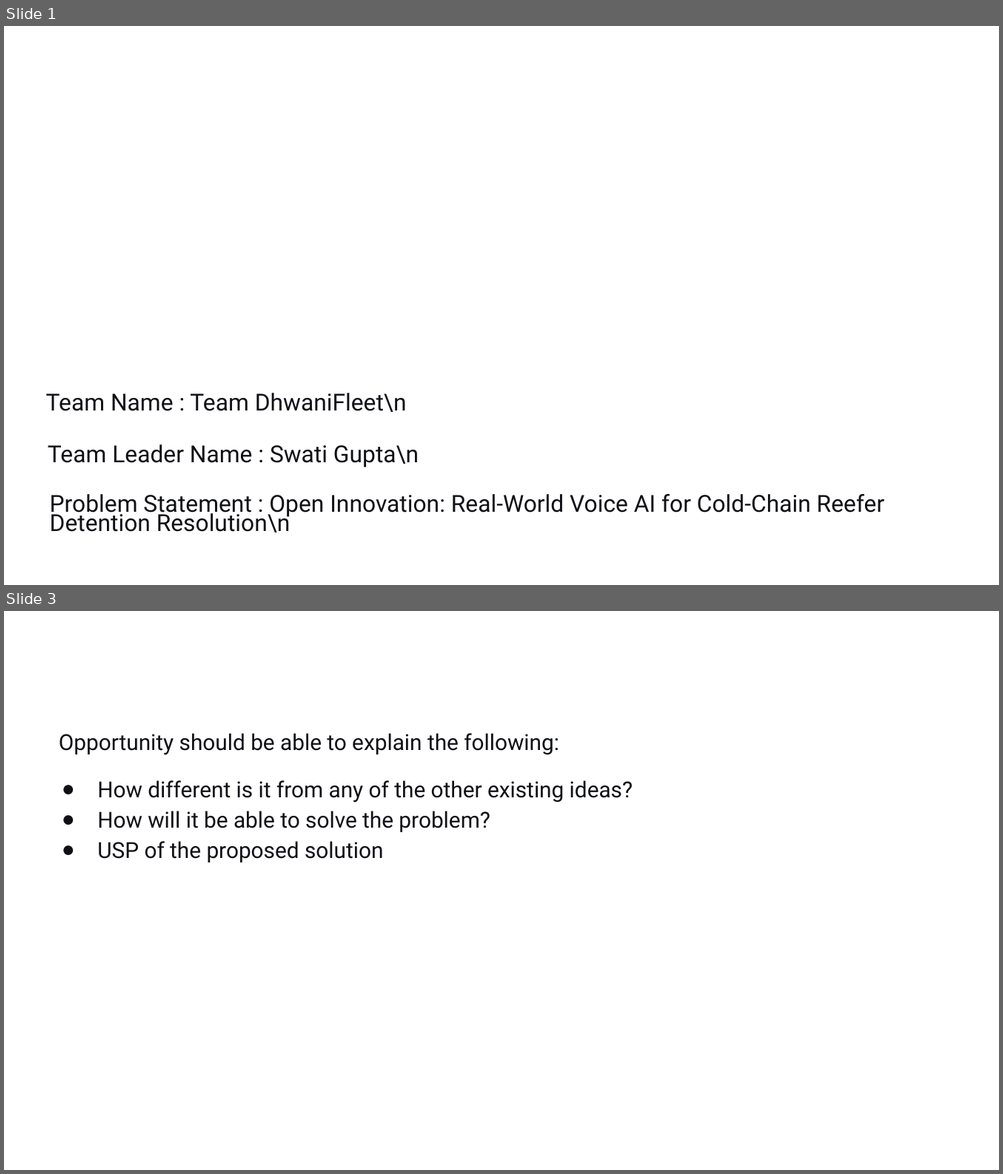
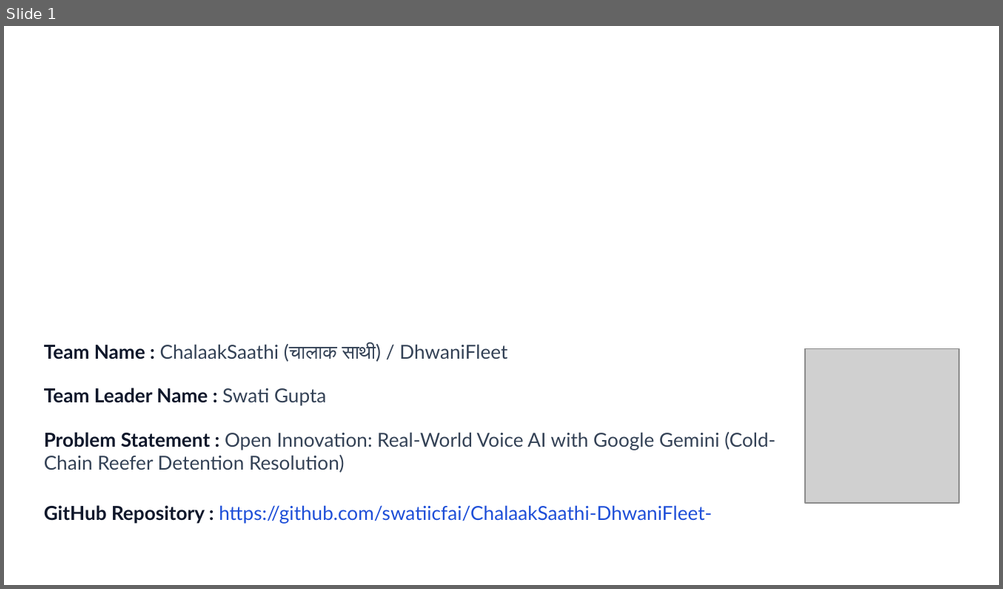
Before and after one commit to swatiicfai/ChalaakSaathi-DhwaniFleet-, a slide deck: DhwaniFleet_Idea_Submission_Deck.pptx. Shown one above the other, each under a label of ours: slides 1 and 3 before the commit, slide 1 after it; the slides between them are not shown. The pictures are 1003x1174 and 1003x589 pixels, drawn with LibreOffice and Linux fonts; fonts in the diff are those of the drawing; grey boxes stand for pictures; background and template pictures are left out. Boxes give left, top, right and bottom in pixels: in the first picture for what was removed or moved away, otherwise in the second. Text is boxed around its words. In the diff, an @@ line names an element or a change of style, - is before the commit and + after.

Commit message:
feat: official Build with Google Gemini submission deck using H2S/YourStory template

```diff
--- a/DhwaniFleet_Idea_Submission_Deck.pptx
+++ b/DhwaniFleet_Idea_Submission_Deck.pptx
@@ slide 3 removed at <box>4,611,999,1170</box>, background picture (left out) @@
@@ text removed at <box>59,733,632,863</box> @@
-Opportunity should be able to explain the following:
-● How different is it from any of the other existing ideas?
-● How will it be able to solve the problem?
-● USP of the proposed solution
@@ slide 1 changed as well @@
@@ text at <box>44,344,507,362</box>: text changed; size 17 to 14 pt; font Roboto to Lato; text colour #0F1016 to #334155 @@
-Team Name : Team DhwaniFleet\n
+Team Name : ChalaakSaathi (चालाक साथी) / DhwaniFleet
@@ picture added at <box>805,349,959,503</box> @@
@@ text at <box>44,388,326,406</box>: text changed; size 17 to 14 pt; font Roboto to Lato; text colour #0F1016 to #0F172A; bold on @@
-Team Leader Name : Swati Gupta\n
+Team Leader Name : Swati Gupta
@@ text at <box>44,432,775,473</box>: text changed; size 17 to 14 pt; font Roboto to Lato; text colour #0F1016 to #334155 @@
-Problem Statement : Open Innovation: Real-World Voice AI for Cold-Chain Reefer Detention Resolution\n
+Problem Statement : Open Innovation: Real-World Voice AI with Google Gemini (Cold-Chain Reefer Detention Resolution)
@@ text added at <box>44,506,711,524</box>, 14 pt, text #1D4ED8 @@
+GitHub Repository : https://github.com/swatiicfai/ChalaakSaathi-DhwaniFleet-
```
Also in this commit, not shown: 1 other slide changed, 10 slides added, 9 other slides removed, 3 other files.
